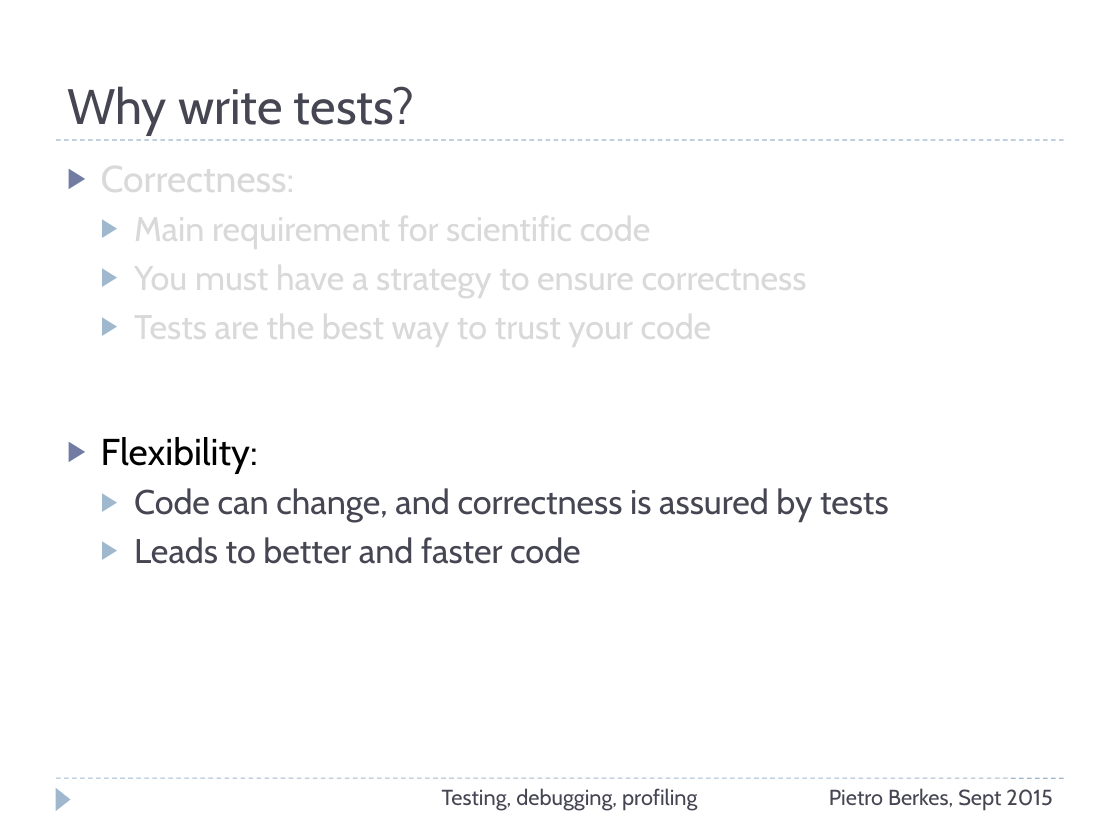
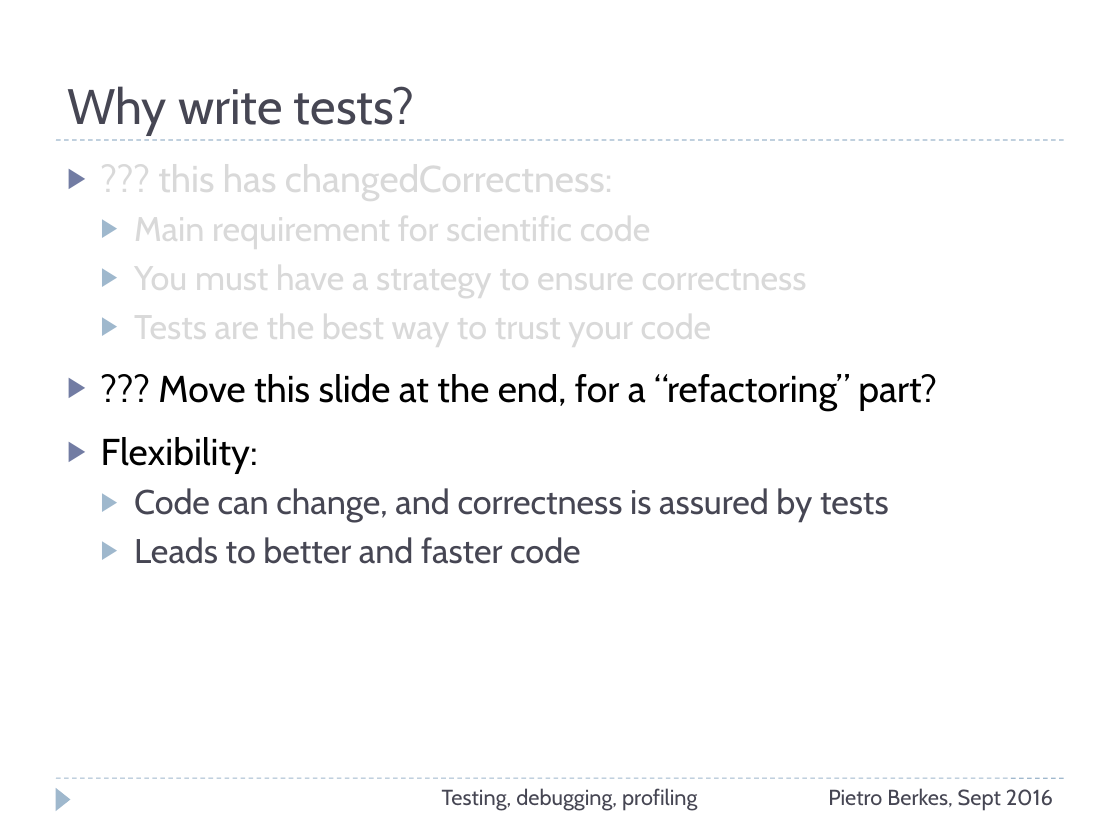
Before and after one commit to ASPP/testing_debugging_profiling, a slide deck: slide 17 of testing-debugging-profiling.pptx (slide 15 before the commit). Drawn at 1120x840 pixels with LibreOffice and Linux fonts; fonts in the diff are those of the drawing. Boxes give left, top, right and bottom in pixels: in the first picture for what was removed or moved away, otherwise in the second. Text is boxed around its words. In the diff, an @@ line names an element or a change of style, - is before the commit and + after.

Commit message:
First part of testing converted to py.test .

```diff
--- a/testing-debugging-profiling.pptx
+++ b/testing-debugging-profiling.pptx
@@ text at (158,156,613,201): text changed @@
-▶ Correctness:
+▶ ??? this has changedCorrectness:
@@ text at (158,374,937,410): paragraph added @@
+▶ ??? Move this slide at the end, for a “refactoring” part?
@@ text at (828,788,1053,811): text changed @@
-Pietro Berkes, Sept 2015
+Pietro Berkes, Sept 2016
```
Also in this commit, not shown: 75 other slides changed, 4 slides added, 2 slides removed, 1 other file.
